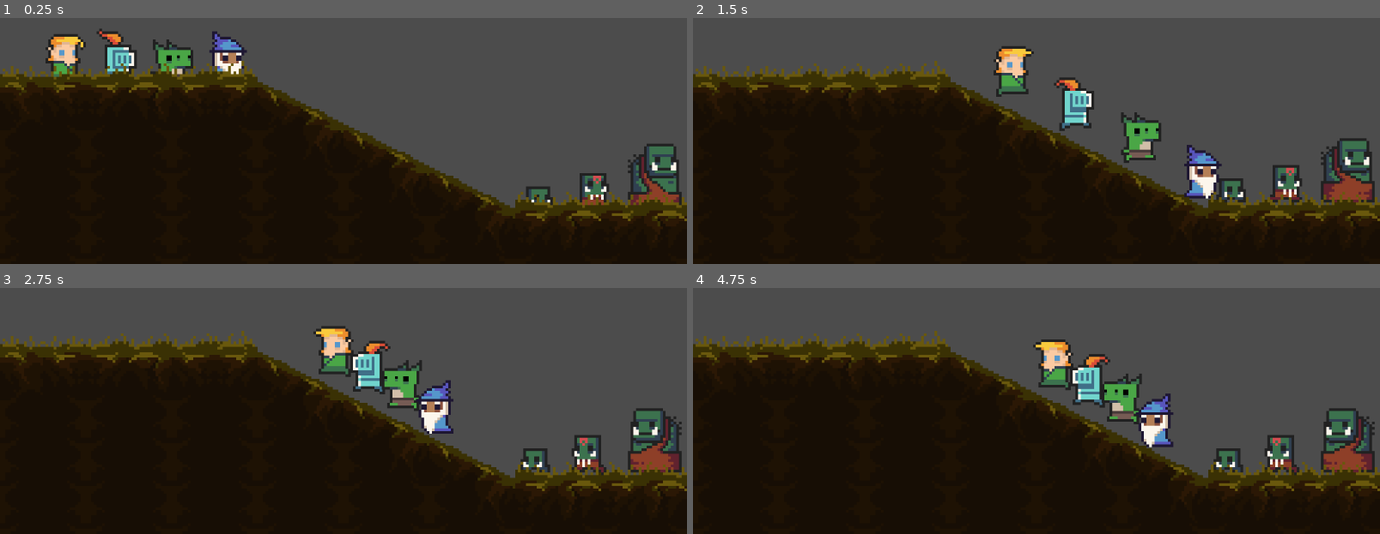
Above: before the commit, frames 1-4 (two rows, left to right).
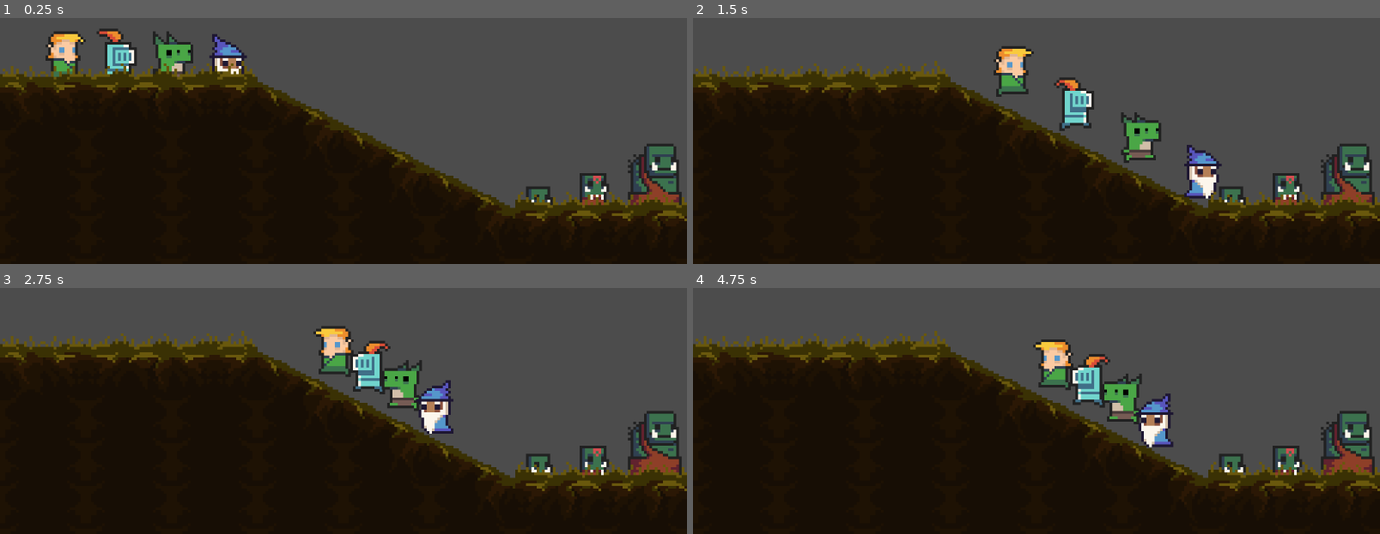
Above: after the commit, the same moments.

Repository: giordanorn/tfgoe
Game: Godot game, scene res://Levels/Test.tscn
Same seed, same stepped clock (60 frames per second), same inputs: the game is played once before the commit and once after it.
Inputs:
- Up to frame 1 (0.25 s): no input
- Up to frame 2 (1.5 s): tap Enter (ui_accept) at 0.5, 0.77 s; hold Right (ui_right) from 0.53 s (still down)
- Up to frame 3 (2.75 s): tap Enter (ui_accept) at 1.52 s; release Right (ui_right) at 2.03 s; hold Left (ui_left) from 2.03 s (still down)
- Up to frame 4 (4.75 s): release Left (ui_left) at 2.78 s; hold Right (ui_right) 2.78-4.28 s; tap Enter (ui_accept) at 3.02, 3.77, 4.52 s; hold Left (ui_left) from 4.28 s (still down)

The runs differ from the first frame. In frame 1, 1.8% of the frame differs, in the area x 6-36%, y 4-25%; in frame 2, 1.8%; in frame 3, 2.1%, in the area x 75-100%, y 48-77%; in frame 4, 2.1%.

Commit message:
Melhorias na representação da orientação do personagem

Diff:
--- a/Objects/Players/Elf.tscn
+++ b/Objects/Players/Elf.tscn
@@ -49,11 +49,11 @@
 [node name="AnimatedSprite" type="AnimatedSprite" parent="."]
 frames = SubResource( 2 )
 animation = "idle"
-frame = 1
+frame = 2
 playing = true
 offset = Vector2( 0, -6 )
 
-[node name="KeyboardMovement" parent="." instance=ExtResource( 11 )]
+[node name="Movement" parent="." instance=ExtResource( 11 )]
 
 [node name="Health" parent="." instance=ExtResource( 12 )]
 
--- a/Objects/Players/Knight.tscn
+++ b/Objects/Players/Knight.tscn
@@ -50,9 +50,10 @@
 position = Vector2( 0, -6 )
 frames = SubResource( 2 )
 animation = "idle"
+frame = 3
 playing = true
 
-[node name="KeyboardMovement" parent="." instance=ExtResource( 11 )]
+[node name="Movement" parent="." instance=ExtResource( 11 )]
 
 [node name="Health" parent="." instance=ExtResource( 12 )]
 
--- a/Objects/Players/Lizard.tscn
+++ b/Objects/Players/Lizard.tscn
@@ -50,9 +50,10 @@
 position = Vector2( 0, -6 )
 frames = SubResource( 2 )
 animation = "idle"
+frame = 3
 playing = true
 
-[node name="KeyboardMovement" parent="." instance=ExtResource( 11 )]
+[node name="Movement" parent="." instance=ExtResource( 11 )]
 
 [node name="Health" parent="." instance=ExtResource( 12 )]
 
--- a/Objects/Players/Wizard.tscn
+++ b/Objects/Players/Wizard.tscn
@@ -50,10 +50,9 @@
 position = Vector2( 0, -6 )
 frames = SubResource( 2 )
 animation = "idle"
-frame = 2
 playing = true
 
-[node name="KeyboardMovement" parent="." instance=ExtResource( 11 )]
+[node name="Movement" parent="." instance=ExtResource( 11 )]
 
 [node name="Health" parent="." instance=ExtResource( 12 )]
 
--- a/Scripts/Character.gd
+++ b/Scripts/Character.gd
@@ -1,36 +1,44 @@
 extends KinematicBody2D
 
-enum { LEFT, RIGHT }
+func _process(delta):
+	update_sprite()
 
-var facing = RIGHT
-
-func _process(delta):
-	if Input.is_action_pressed("ui_left"):
-		facing = LEFT
+func update_sprite() -> void:
+	if !has_sprite() || !has_movement():
+		return
+	if $Movement.is_moving_right():
+		$AnimatedSprite.animation = "run"
+		$AnimatedSprite.flip_h = false
+	elif $Movement.is_moving_left():
 		$AnimatedSprite.animation = "run"
 		$AnimatedSprite.flip_h = true
-	elif Input.is_action_pressed("ui_right"):
-		facing = RIGHT
-		$AnimatedSprite.animation = "run"
-		$AnimatedSprite.flip_h = false
 	else:
 		$AnimatedSprite.animation = "idle"
 
-func is_alive() -> bool:
-	return !$Health.is_empty()
-
-func take_damage(damage:int):
+func take_damage(damage:int) -> void:
 	if has_health():
 		# faz os tratamentos antes de receber o dano
 		$Health.reduce_current_hp(damage)
 	else:
 		print_debug("character has no health")
 
+func is_alive() -> bool:
+	return !$Health.is_empty()
+
+func is_facing_right() -> bool:
+	if has_sprite():
+		return !$AnimatedSprite.flip_h
+	else:
+		return true
+
+func is_facing_left() -> bool:
+	return !is_facing_right()
+
 func has_health() -> bool:
 	return has_node("Health")
 
-func is_facing_left() -> bool:
-	return facing == LEFT
+func has_sprite() -> bool:
+	return has_node("AnimatedSprite")
 
-func is_facing_right() -> bool:
-	return facing == RIGHT
+func has_movement() -> bool:
+	return has_node("Movement")
--- a/Scripts/Movement/Movement.gd
+++ b/Scripts/Movement/Movement.gd
@@ -23,3 +23,12 @@
 
 func move():
 	body.move_and_slide(velocity, Vector2.UP)
+
+func is_moving_right() -> bool:
+	return velocity.x > 0
+
+func is_moving_left() -> bool:
+	return velocity.x < 0
+
+func is_moving_horizontally() -> bool:
+	return velocity.x != 0
--- a/Utils/KeyboardMovement.tscn
+++ b/Utils/KeyboardMovement.tscn
@@ -3,7 +3,7 @@
 [ext_resource path="res://Scripts/Movement/Movement.gd" type="Script" id=1]
 [ext_resource path="res://Scripts/Movement/KeyboardController.gd" type="Script" id=2]
 
-[node name="KeyboardMovement" type="Node2D"]
+[node name="Movement" type="Node2D"]
 script = ExtResource( 1 )
 
 [node name="Controller" type="Node2D" parent="."]
Not shown: 1 places in Objects/Players/Lizard.tscn that only renumber resources
